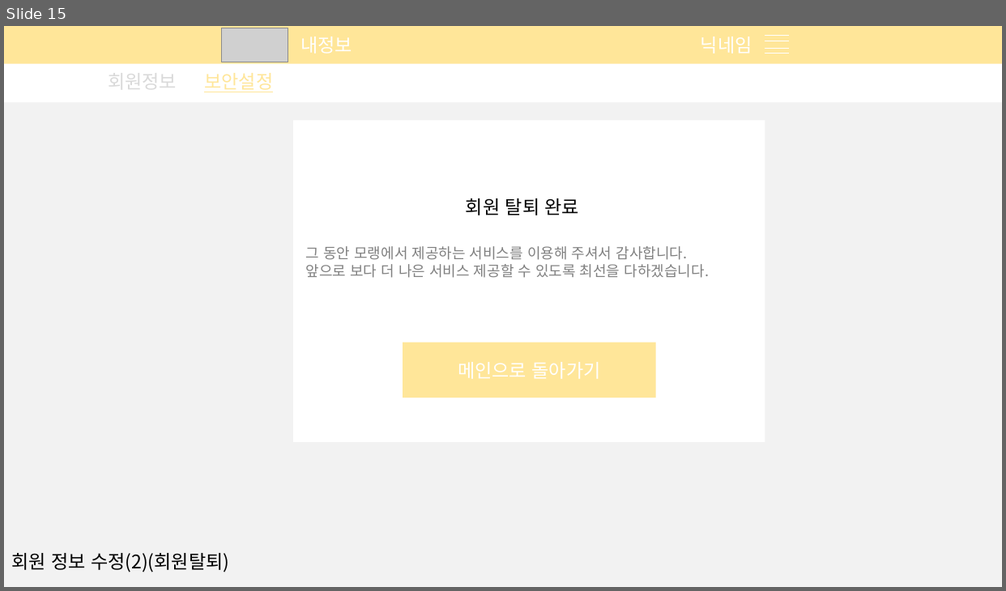
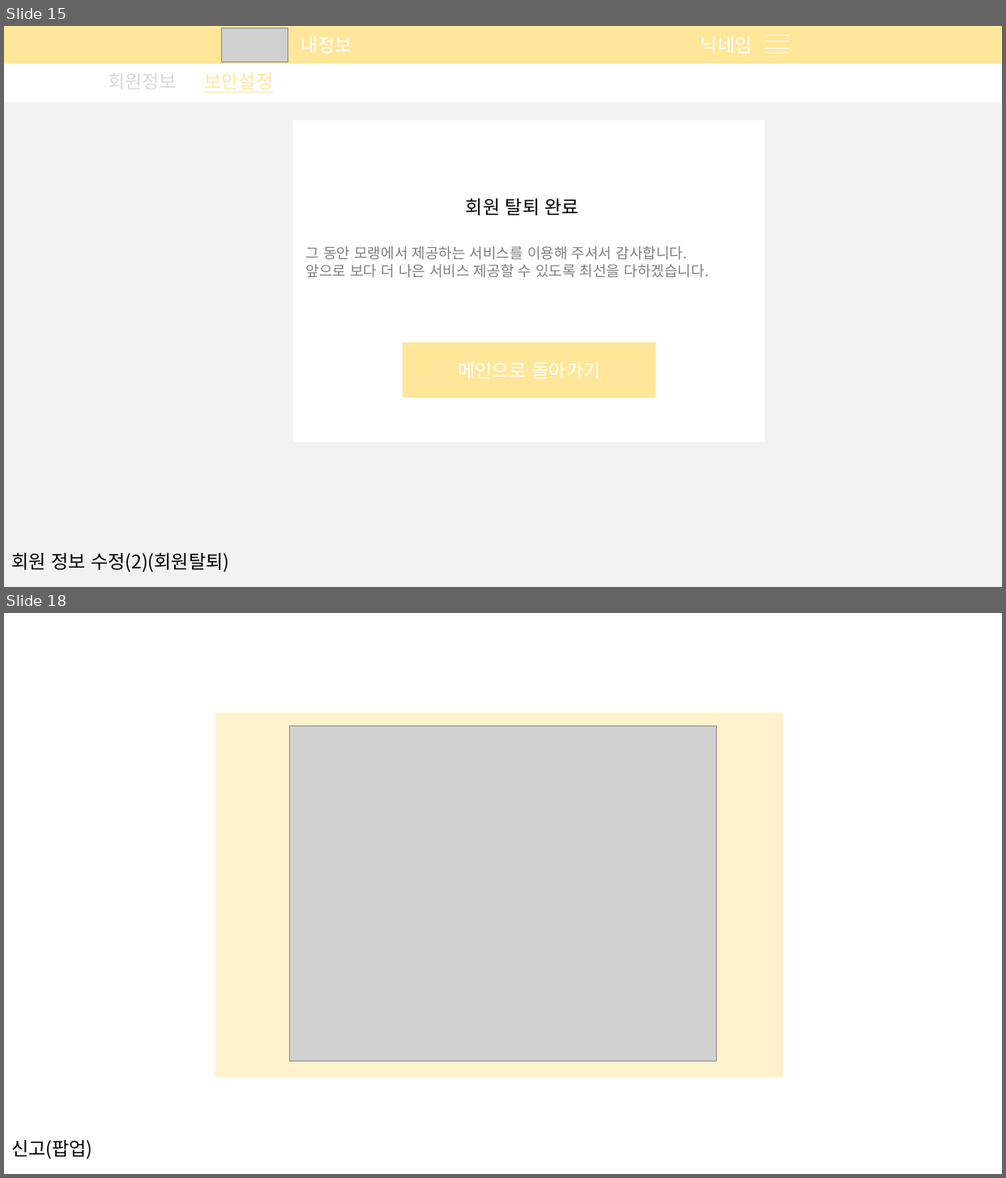
Before and after one commit to What-The-Pork/meeting-log, a slide deck: image/login/회원관리페이지.pptx. Shown one above the other, each under a label of ours: slide 15 before the commit, slides 15 and 18 after it; the slides between them are not shown. The pictures are 1006x591 and 1006x1178 pixels, drawn with LibreOffice and Linux fonts; fonts in the diff are those of the drawing; grey boxes stand for pictures. Boxes give left, top, right and bottom in pixels: in the first picture for what was removed or moved away, otherwise in the second. Text is boxed around its words. In the diff, an @@ line names an element or a change of style, - is before the commit and + after.

```diff
--- a/image/login/회원관리페이지.pptx
+++ b/image/login/회원관리페이지.pptx
@@ slide 18 added at (4,613,1002,1174), background #FFFFFF @@
@@ rectangle added at (216,713,783,1078), fill #FFF2CC @@
@@ picture added at (290,726,717,1063) @@
@@ text added at (11,1140,93,1160), 18 pt, text #000000 @@
+신고(팝업)
```
Also in this commit, not shown: 3 slides changed, 3 other slides added.
